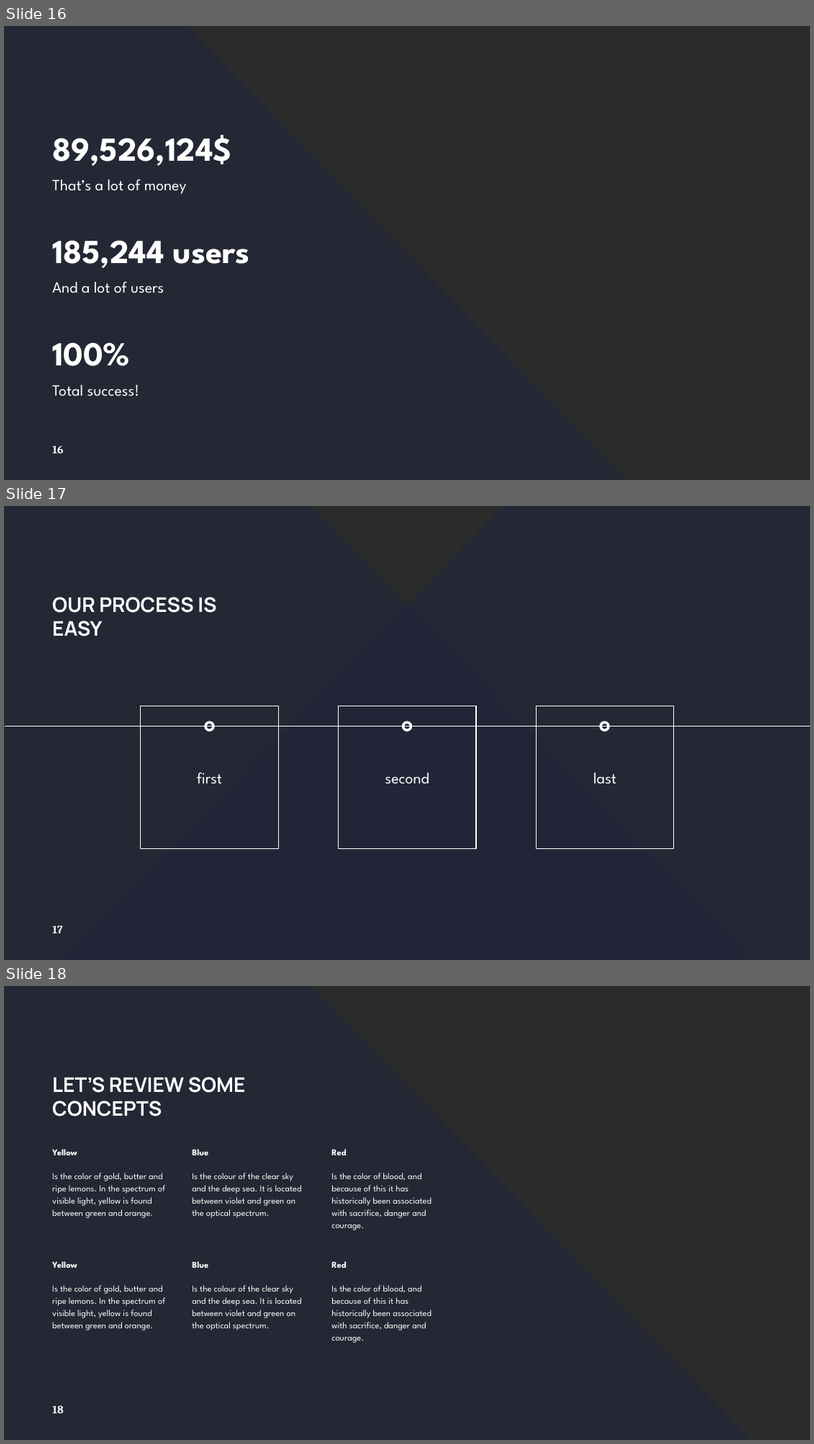
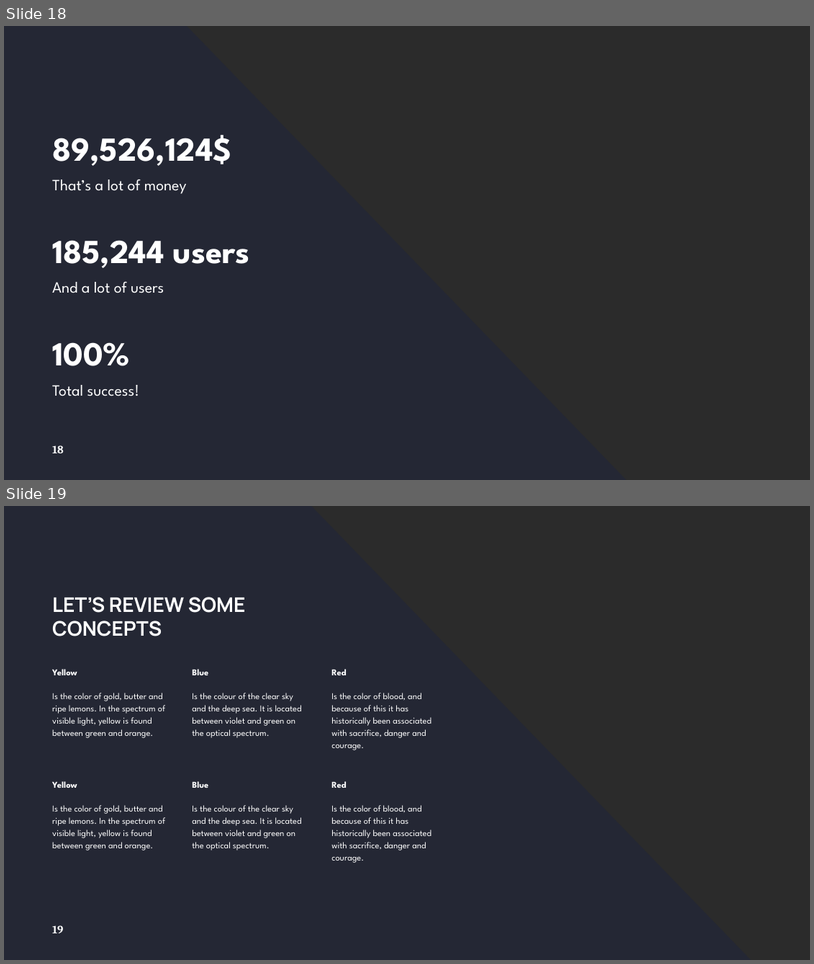
Before and after one commit to EsteBrav/Proyecto-4to-Semestre, a slide deck: Presentacion de Propuestas.pptx. Shown one above the other, each under a label of ours: slides 16, 17 and 18 before the commit, slides 18 and 19 after it. The pictures are 814x1444 and 814x964 pixels, drawn with LibreOffice and Linux fonts; fonts in the diff are those of the drawing; background and template pictures are left out; a plain dark background stands for a picture behind light text. Boxes give left, top, right and bottom in pixels: in the first picture for what was removed or moved away, otherwise in the second. Text is boxed around its words. In the diff, an @@ line names an element or a change of style, - is before the commit and + after.

```diff
--- a/Presentacion de Propuestas.pptx
+++ b/Presentacion de Propuestas.pptx
@@ slide 17 removed at box(4, 506, 810, 960), background picture (left out); not listed: 1 template element that a slide beside it also shows @@
@@ freeform shape removed at box(63, 506, 810, 960) @@
@@ title removed at box(52, 597, 216, 636) @@
-OUR PROCESS IS EASY
@@ rectangle removed at box(140, 706, 278, 849) @@
-first
@@ rectangle removed at box(339, 706, 476, 849) @@
-second
@@ rectangle removed at box(536, 706, 674, 849) @@
-last
@@ line removed from (810, 726) to (5, 726) @@
@@ ellipse removed at box(206, 722, 214, 730) @@
@@ ellipse removed at box(403, 722, 412, 730) @@
@@ ellipse removed at box(601, 722, 609, 730) @@
@@ page number removed at box(52, 925, 63, 933) @@
-17
@@ what was slide 16 is now slide 18 @@
@@ page number at box(52, 445, 64, 453): text changed @@
-16
+18
@@ what was slide 18 is now slide 19 @@
@@ page number at box(52, 925, 63, 933): text changed @@
-18
+19
```
Also in this commit, not shown: 3 slides changed, 3 slides added, 1 other slide removed, 34 other files.
